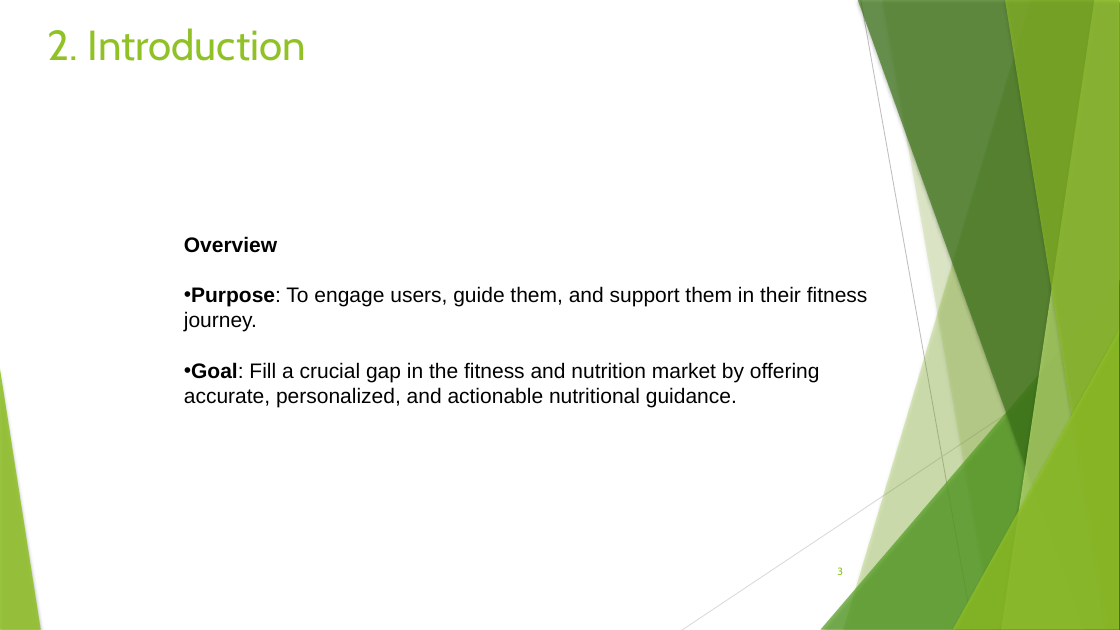
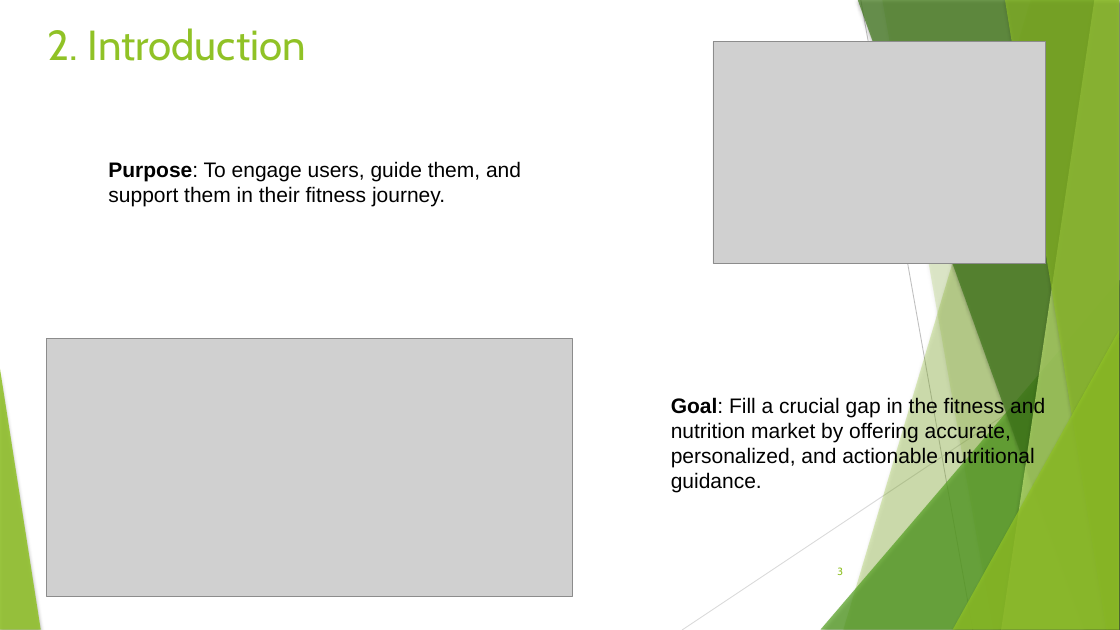
Before and after one commit to rpared/FitForm, a slide deck: slide 3 of docs/FitForm_Presentation.pptx. Drawn at 1120x630 pixels with LibreOffice and Linux fonts; fonts in the diff are those of the drawing; grey boxes stand for pictures. Boxes give left, top, right and bottom in pixels: in the first picture for what was removed or moved away, otherwise in the second. Text is boxed around its words. In the diff, an @@ line names an element or a change of style, - is before the commit and + after.

Commit message:
Slides 2, 3 added to the presentation

```diff
--- a/docs/FitForm_Presentation.pptx
+++ b/docs/FitForm_Presentation.pptx
@@ picture added at (x1=713, y1=42, x2=1046, y2=264) @@
@@ text "Purpose: To engage users, guide ..." moved from (x1=184, y1=236, x2=868, y2=407) to (x1=108, y1=161, x2=521, y2=207) @@
@@ text "Purpose: To engage users, guide ..." at (x1=108, y1=161, x2=521, y2=207): bullet • to none @@
@@ text at (x1=184, y1=236, x2=277, y2=253): paragraph removed @@
-Overview
@@ picture added at (x1=46, y1=338, x2=572, y2=596) @@
@@ text at (x1=184, y1=362, x2=820, y2=407): paragraph removed @@
-• Goal: Fill a crucial gap in the fitness and nutrition market by offering accurate, personalized, and actionable nutritional guidance.
@@ text added at (x1=671, y1=396, x2=1045, y2=493), 18 pt, text #000000 @@
+Goal: Fill a crucial gap in the fitness and nutrition market by offering accurate, personalized, and actionable nutritional guidance.
```
Also in this commit, not shown: 1 other slide changed, 1 other file.
